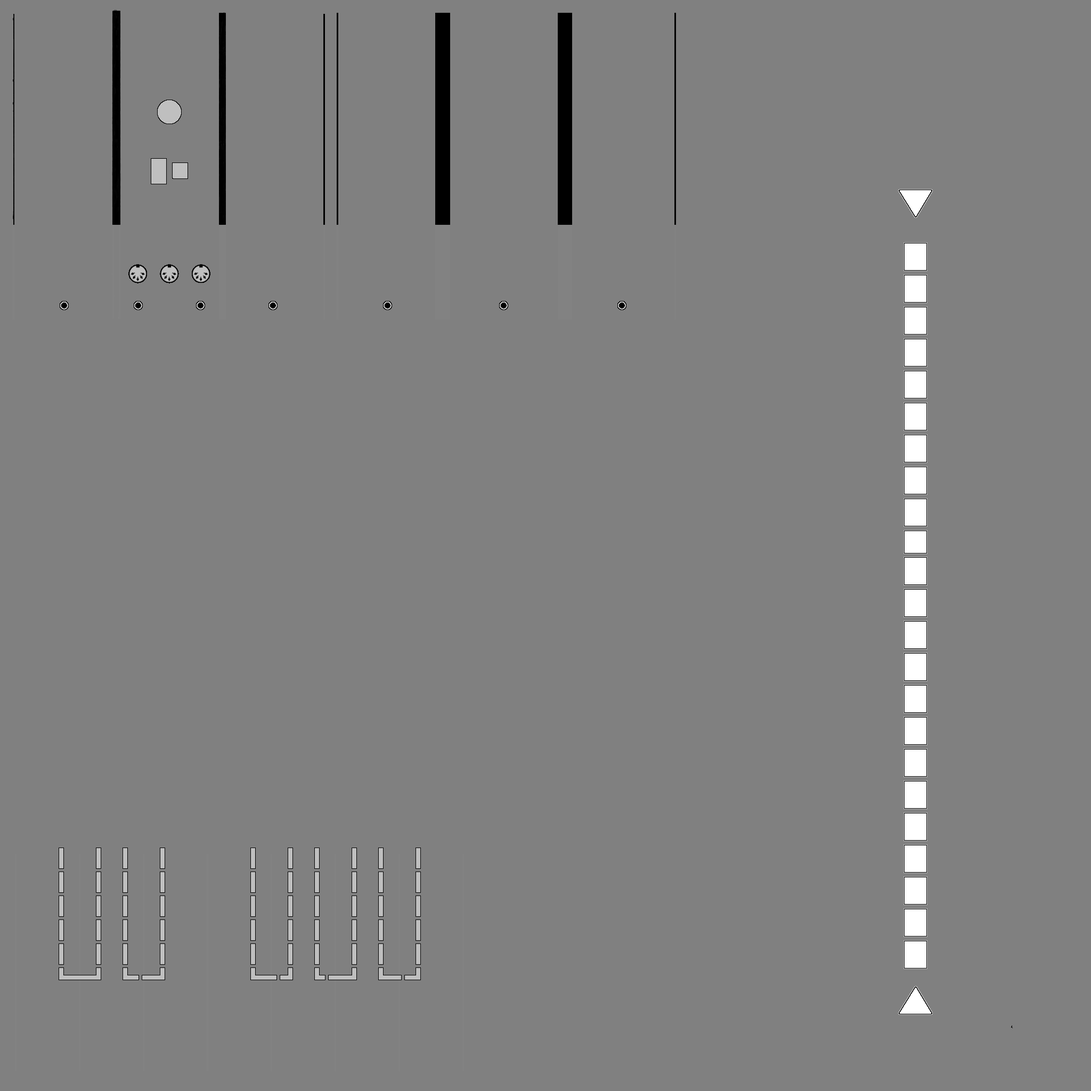
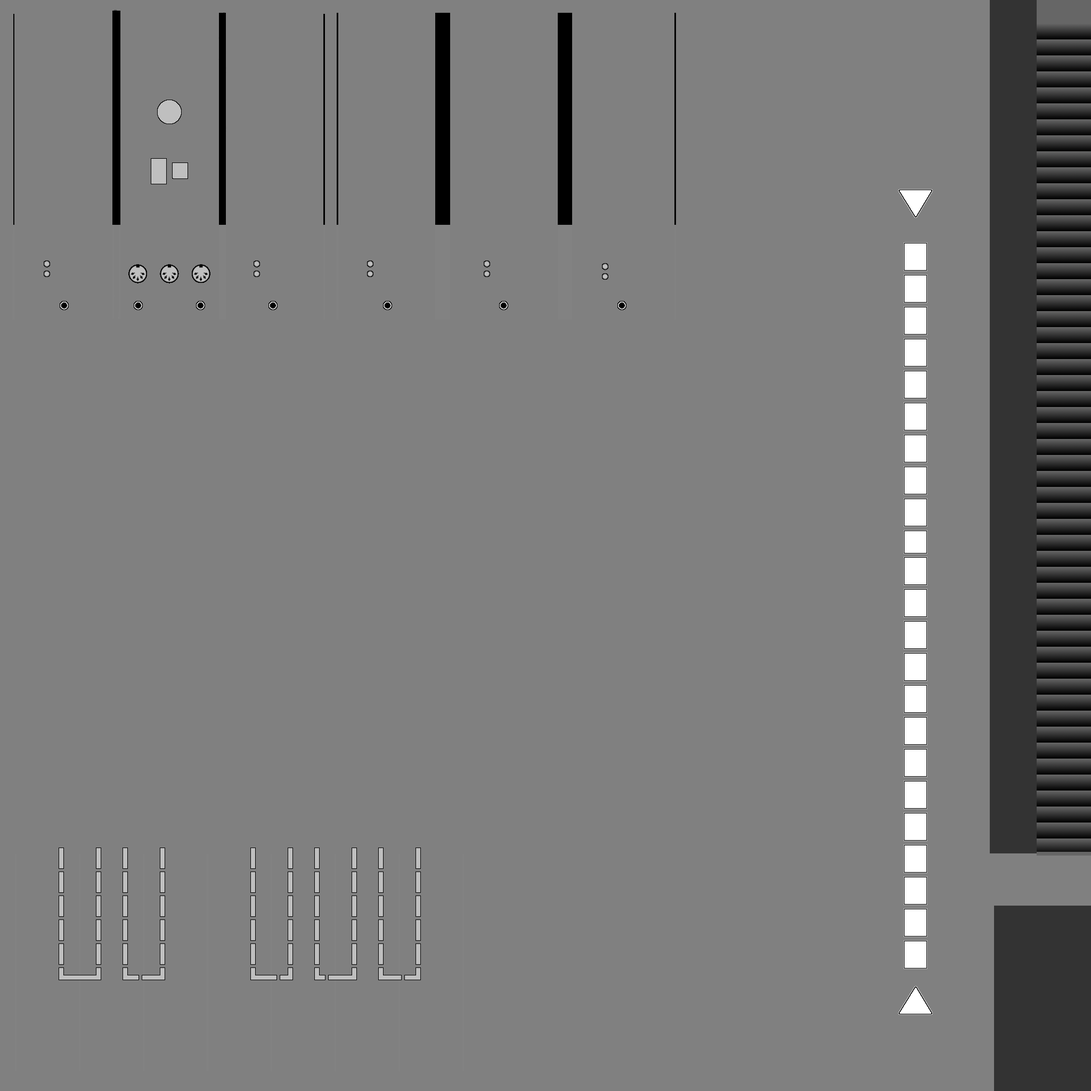
Layers edited between the first and the second 1091px x 1091px image:
added layer "Slit" above "貼り付けられたレイヤー" over [1037, 23, 1091, 853]
painted on "Cloth.Skirt_b.png" over [12, 0, 1091, 1091]
